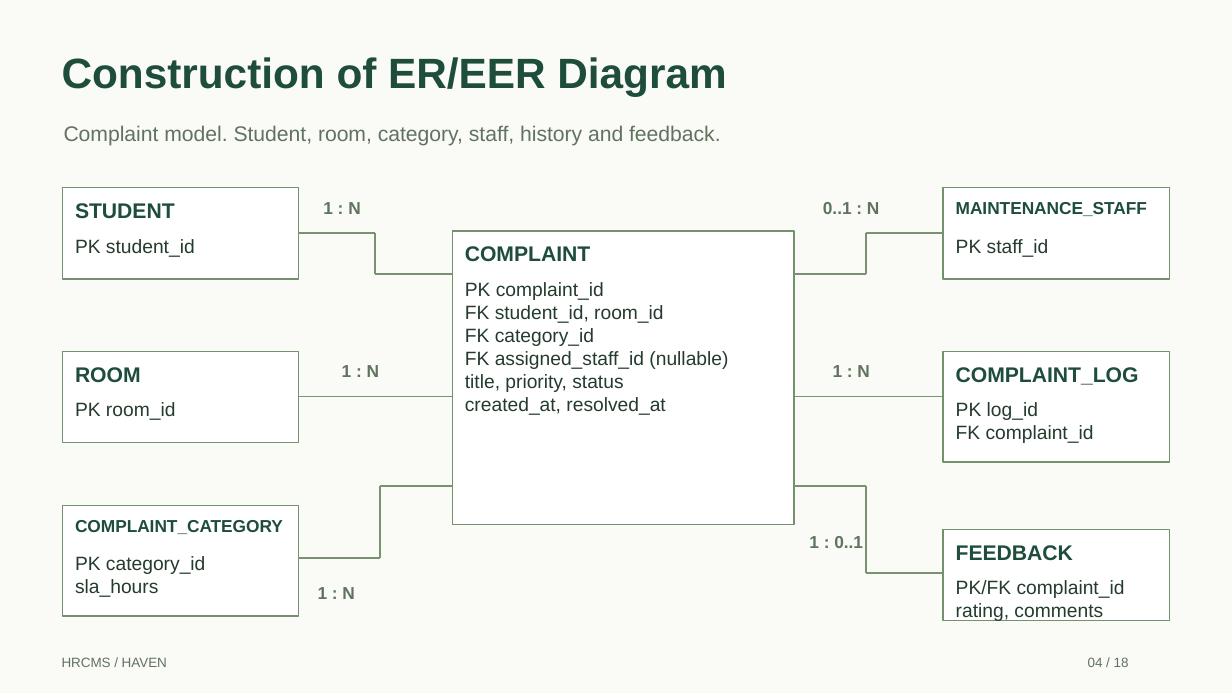
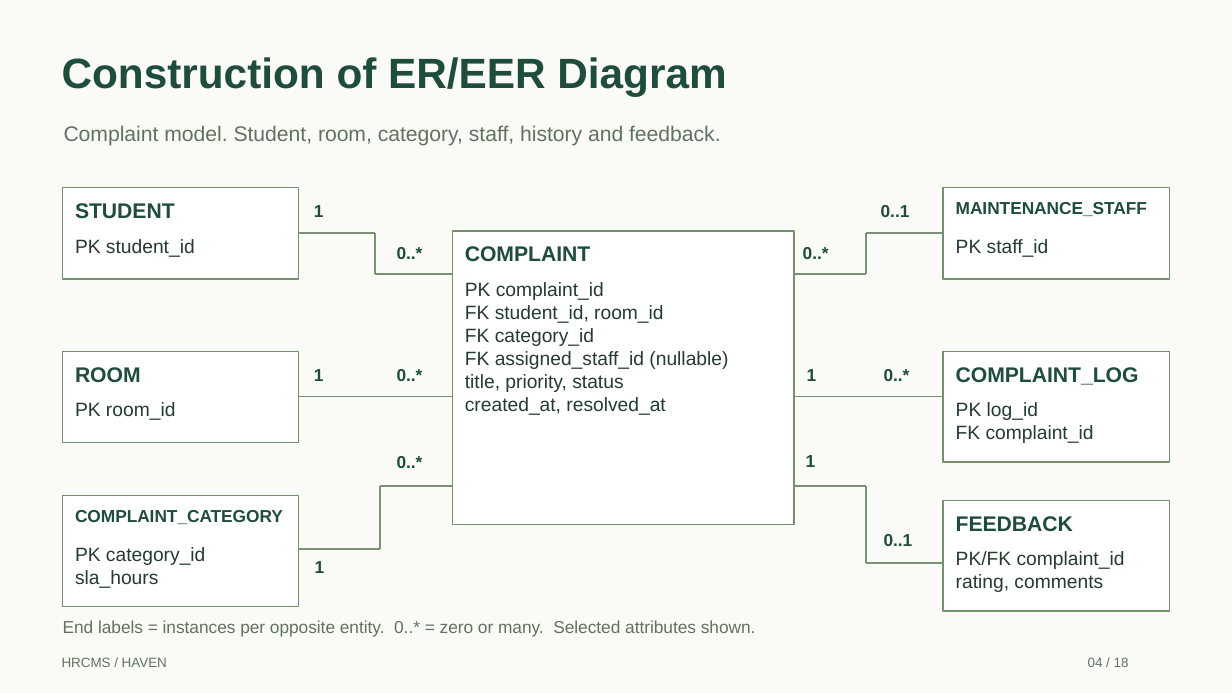
Before and after one commit to S-Nishaanth/hrcms, a slide deck: slide 4 of output/presentation/HRCMS_Review_Presentation.pptx. Drawn at 1232x693 pixels with LibreOffice and Linux fonts; fonts in the diff are those of the drawing. Boxes give left, top, right and bottom in pixels: in the first picture for what was removed or moved away, otherwise in the second. Text is boxed around its words. In the diff, an @@ line names an element or a change of style, - is before the commit and + after.

```diff
--- a/output/presentation/HRCMS_Review_Presentation.pptx
+++ b/output/presentation/HRCMS_Review_Presentation.pptx
@@ text at (x1=314, y1=205, x2=324, y2=217): text changed; text colour #60735E to #1F4D3B @@
-1 : N
+1
@@ text at (x1=881, y1=205, x2=910, y2=217): text changed; text colour #60735E to #1F4D3B @@
-0..1 : N
+0..1
@@ text added at (x1=397, y1=247, x2=423, y2=259), 13.5 pt, text #1F4D3B, bold @@
+0..*
@@ text added at (x1=803, y1=247, x2=829, y2=259), 13.5 pt, text #1F4D3B, bold @@
+0..*
@@ text at (x1=314, y1=369, x2=324, y2=381): text changed; text colour #60735E to #1F4D3B @@
-1 : N
+1
@@ text added at (x1=397, y1=369, x2=423, y2=381), 13.5 pt, text #1F4D3B, bold @@
+0..*
@@ text at (x1=807, y1=369, x2=817, y2=381): text changed; text colour #60735E to #1F4D3B @@
-1 : N
+1
@@ text added at (x1=884, y1=369, x2=910, y2=381), 13.5 pt, text #1F4D3B, bold @@
+0..*
@@ text added at (x1=397, y1=456, x2=423, y2=468), 13.5 pt, text #1F4D3B, bold @@
+0..*
@@ text added at (x1=806, y1=455, x2=816, y2=467), 13.5 pt, text #1F4D3B, bold @@
+1
@@ line moved from (380, 558) - (380, 486) to (380, 549) - (380, 486) @@
@@ line moved from (867, 486) - (867, 573) to (867, 486) - (867, 563) @@
@@ rectangle resized from (x1=944, y1=530, x2=1170, y2=621) to (x1=944, y1=501, x2=1170, y2=612) @@
@@ text at (x1=884, y1=534, x2=913, y2=546): text changed; text colour #60735E to #1F4D3B @@
-1 : 0..1
+0..1
@@ text "FEEDBACK" moved from (x1=956, y1=545, x2=1073, y2=561) to (x1=956, y1=516, x2=1073, y2=532) @@
@@ text at (x1=315, y1=561, x2=325, y2=573): text changed; text colour #60735E to #1F4D3B @@
-1 : N
+1
@@ 2 texts, 2 lines, 1 rectangle moved together from (x1=63, y1=506, x2=944, y2=616) to (x1=63, y1=495, x2=944, y2=606) @@
@@ text "PK/FK complaint_id" moved from (x1=956, y1=580, x2=1125, y2=621) to (x1=956, y1=551, x2=1125, y2=592) @@
@@ text added at (x1=63, y1=620, x2=756, y2=637), 13.5 pt, text #60735E @@
+End labels = instances per opposite entity. 0..* = zero or many. Selected attributes shown.
```
Also in this commit, not shown: 3 other slides changed, 4 other files.
